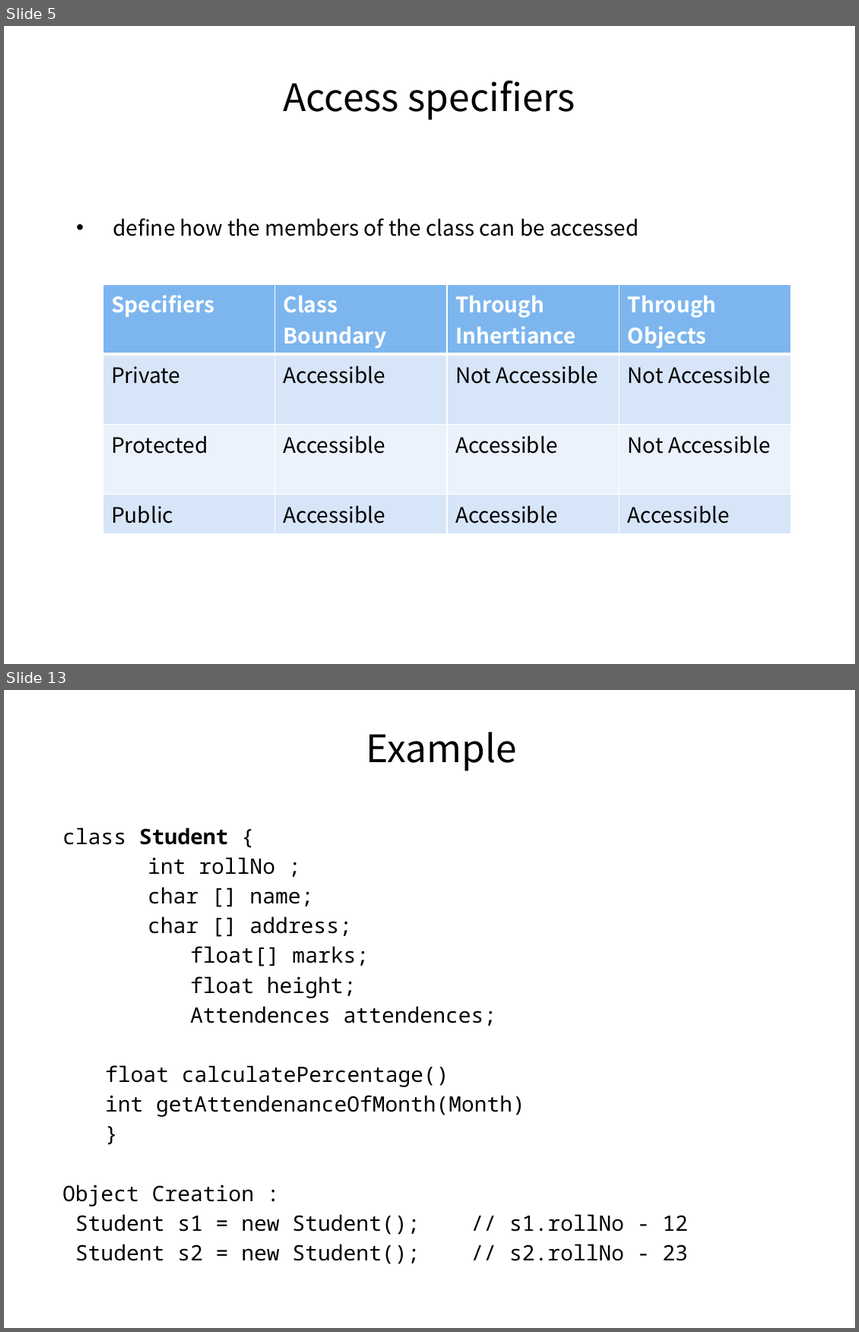
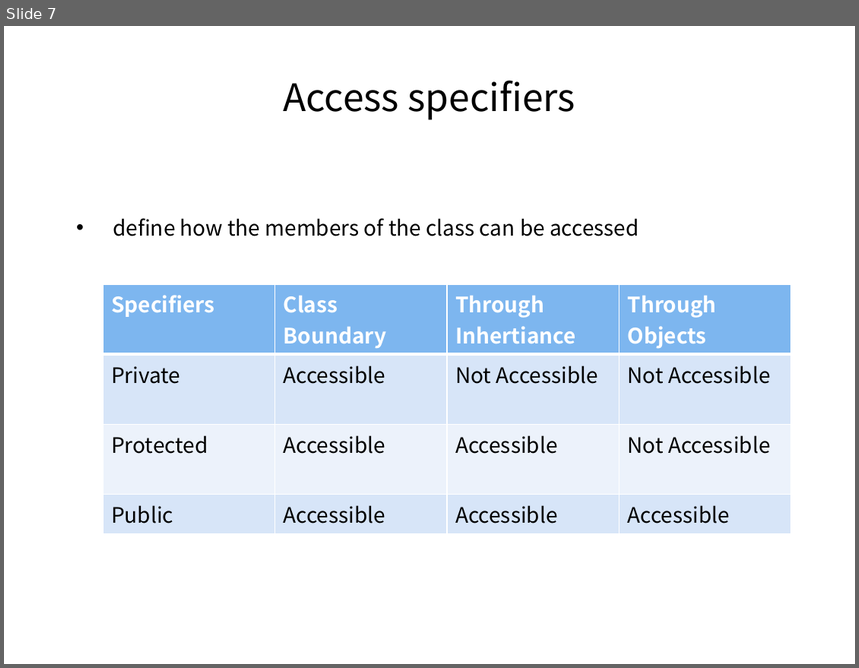
Before and after one commit to pankajfri/Training-Materials, a slide deck: Objected Oriented Programming Concepts Using C++ & Data Structures/Session-2.pptx. Shown one above the other, each under a label of ours: slides 5 and 13 before the commit, slide 7 after it; the slides between them are not shown. The pictures are 859x1332 and 859x668 pixels, drawn with LibreOffice and Linux fonts; fonts in the diff are those of the drawing. Boxes give left, top, right and bottom in pixels: in the first picture for what was removed or moved away, otherwise in the second. Text is boxed around its words. In the diff, an @@ line names an element or a change of style, - is before the commit and + after.

```diff
--- a/Objected Oriented Programming Concepts Using C++ & Data Structures/Session-2.pptx
+++ b/Objected Oriented Programming Concepts Using C++ & Data Structures/Session-2.pptx
@@ slide 13 removed at (4,690,855,1328), background #FFFFFF @@
@@ title removed at (367,732,518,771) @@
-Example
@@ text removed at (63,828,689,1265) @@
-class Student {
-int rollNo ;
-char [] name;
-char [] address;
-  float[] marks;
-  float height;
-  Attendences attendences;
-  float calculatePercentage()
-  int getAttendenanceOfMonth(Month)
-  }
-Object Creation :
-Student s1 = new Student(); // s1.rollNo - 12
-Student s2 = new Student(); // s2.rollNo - 23
@@ what was slide 5 is now slide 7 @@
```
Also in this commit, not shown: 3 slides changed, 10 slides added, 5 other slides removed, 26 other files.
